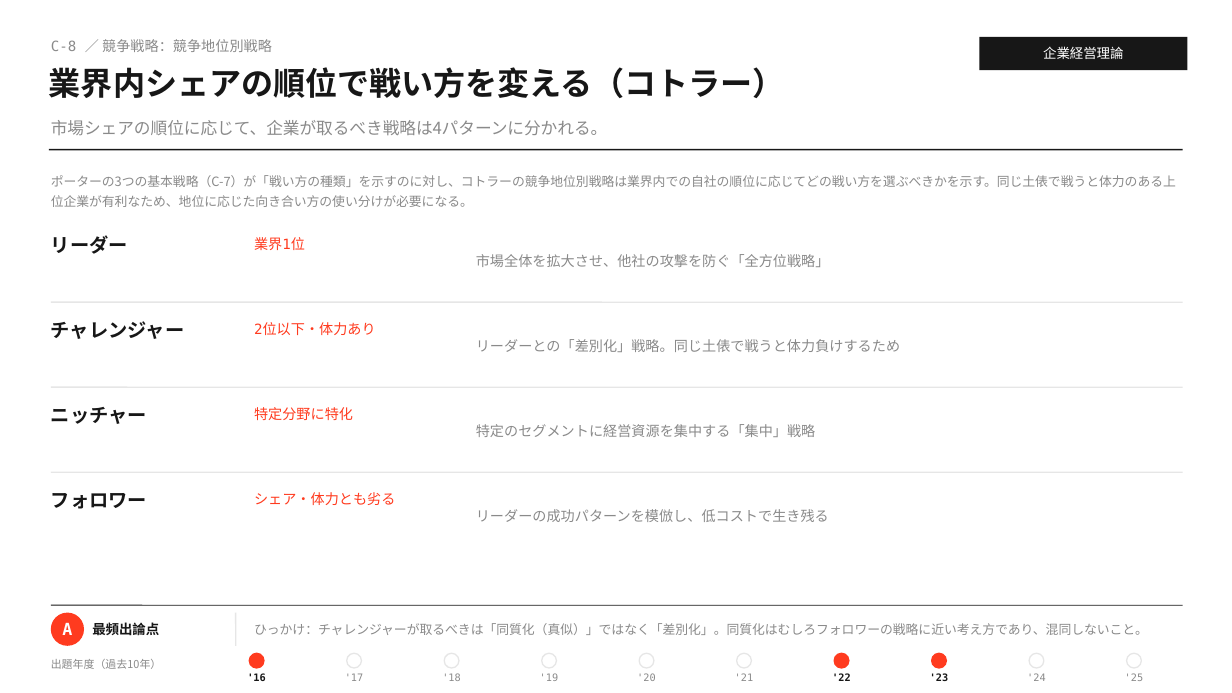
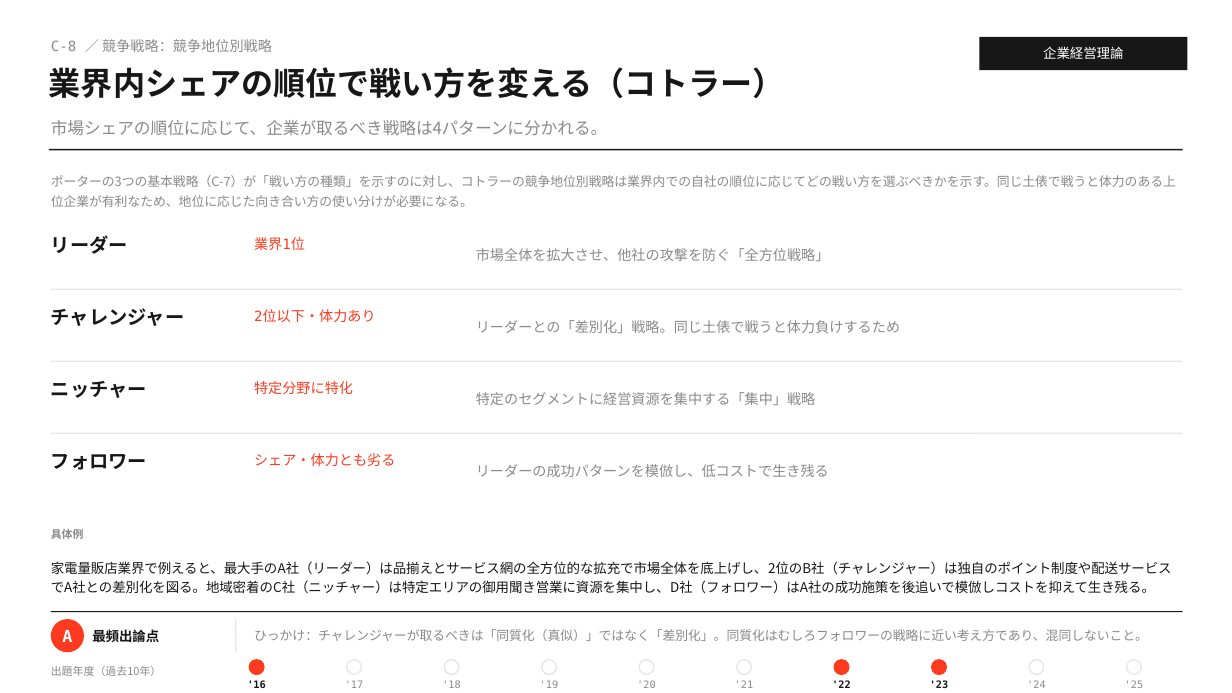
Before and after one commit to MasatoshiSano/SMEC, a slide deck: slide 17 of slides/1st_stage/C_business_administration.pptx. Drawn at 1232x693 pixels with LibreOffice and Linux fonts; fonts in the diff are those of the drawing. Boxes give left, top, right and bottom in pixels: in the first picture for what was removed or moved away, otherwise in the second. Text is boxed around its words. In the diff, an @@ line names an element or a change of style, - is before the commit and + after.

```diff
--- a/slides/1st_stage/C_business_administration.pptx
+++ b/slides/1st_stage/C_business_administration.pptx
@@ text "市場全体を拡大させ、他社の攻撃を防ぐ「全方位戦略」": place and size @@
-text "市場全体を拡大させ、他社の攻撃を防ぐ「全方位戦略」" at (476,254,830,267)
+text "市場全体を拡大させ、他社の攻撃を防ぐ「全方位戦略」" at (476,248,830,261)
@@ 2 texts, 1 line: place and size @@
-2 texts, 1 line at (51,302,1183,339)
+2 texts, 1 line at (51,289,1183,326)
@@ text "リーダーとの「差別化」戦略。同じ土俵で戦うと体力負けするため": place and size @@
-text "リーダーとの「差別化」戦略。同じ土俵で戦うと体力負けするため" at (476,339,900,352)
+text "リーダーとの「差別化」戦略。同じ土俵で戦うと体力負けするため" at (476,320,900,333)
@@ 2 texts, 1 line: place and size @@
-2 texts, 1 line at (51,387,1183,424)
+2 texts, 1 line at (51,361,1183,398)
@@ text "特定のセグメントに経営資源を集中する「集中」戦略": place and size @@
-text "特定のセグメントに経営資源を集中する「集中」戦略" at (476,424,815,437)
+text "特定のセグメントに経営資源を集中する「集中」戦略" at (476,392,815,405)
@@ 2 texts, 1 line: place and size @@
-2 texts, 1 line at (51,472,1183,509)
+2 texts, 1 line at (51,433,1183,470)
@@ text "リーダーの成功パターンを模倣し、低コストで生き残る": place and size @@
-text "リーダーの成功パターンを模倣し、低コストで生き残る" at (476,509,829,522)
+text "リーダーの成功パターンを模倣し、低コストで生き残る" at (476,464,829,477)
@@ text added at (51,529,1172,593), 10.5 pt, text #171717 @@
+具体例
+家電量販店業界で例えると、最大手のA社（リーダー）は品揃えとサービス網の全方位的な拡充で市場全体を底上げし、2位のB社（チャレンジャー）は独自のポイント制度や配送サービスでA社との差別化を図る。地域密着のC社（ニッチャー）は特定エリアの御用聞き営業に資源を集中し、D社（フォロワー）はA社の成功施策を後追いで模倣しコストを抑えて生き残る。
@@ 14 texts, 11 ellipses, 2 lines: place and size @@
-14 texts, 11 ellipses, 2 lines at (51,605,1183,681)
+14 texts, 11 ellipses, 2 lines at (51,612,1183,688)
```
Also in this commit, not shown: 3 other slides changed, 2 other files.
